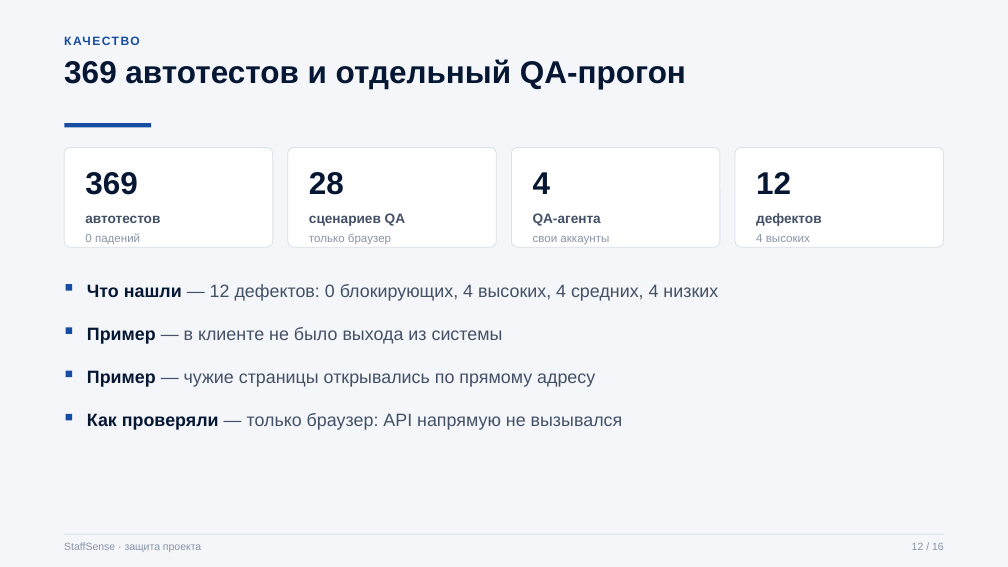
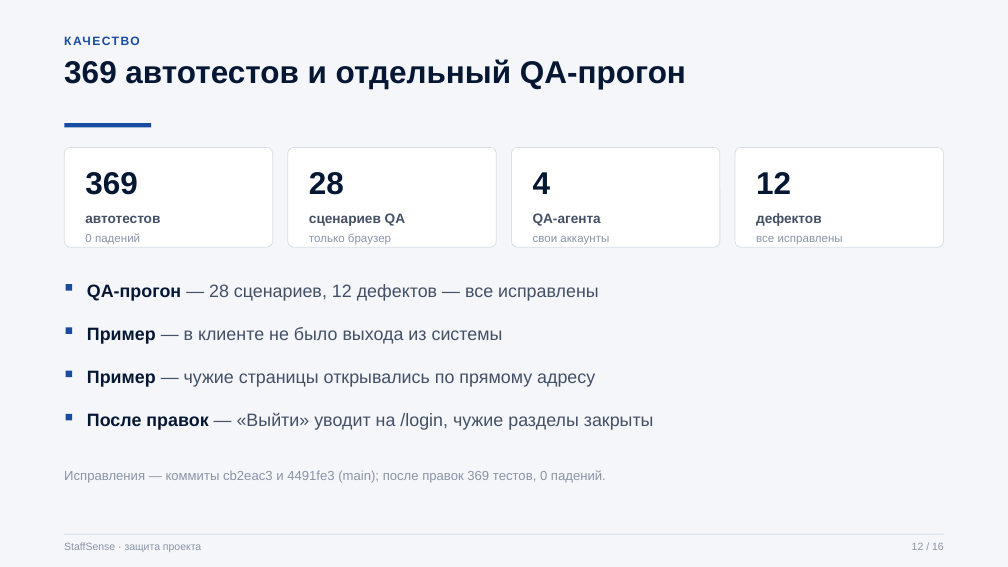
Before and after one commit to AGNARE/StaffSense, a slide deck: slide 12 of docs/deliverables/07_Презентация_проекта.pptx. Drawn at 1008x567 pixels with LibreOffice and Linux fonts; fonts in the diff are those of the drawing. Boxes give left, top, right and bottom in pixels: in the first picture for what was removed or moved away, otherwise in the second. Text is boxed around its words. In the diff, an @@ line names an element or a change of style, - is before the commit and + after.

```diff
--- a/docs/deliverables/07_Презентация_проекта.pptx
+++ b/docs/deliverables/07_Презентация_проекта.pptx
@@ text at (x1=756, y1=236, x2=843, y2=244): text changed @@
-4 высоких
+все исправлены
@@ text at (x1=87, y1=284, x2=599, y2=301): text changed @@
-Что нашли — 12 дефектов: 0 блокирующих, 4 высоких, 4 средних, 4 низких
+QA-прогон — 28 сценариев, 12 дефектов — все исправлены
@@ text at (x1=87, y1=413, x2=654, y2=430): text changed @@
-Как проверяли — только браузер: API напрямую не вызывался
+После правок — «Выйти» уводит на /login, чужие разделы закрыты
@@ text added at (x1=64, y1=470, x2=606, y2=483), 12.5 pt, text #8A94A6 @@
+Исправления — коммиты cb2eac3 и 4491fe3 (main); после правок 369 тестов, 0 падений.
```
Also in this commit, not shown: 2 other files.
